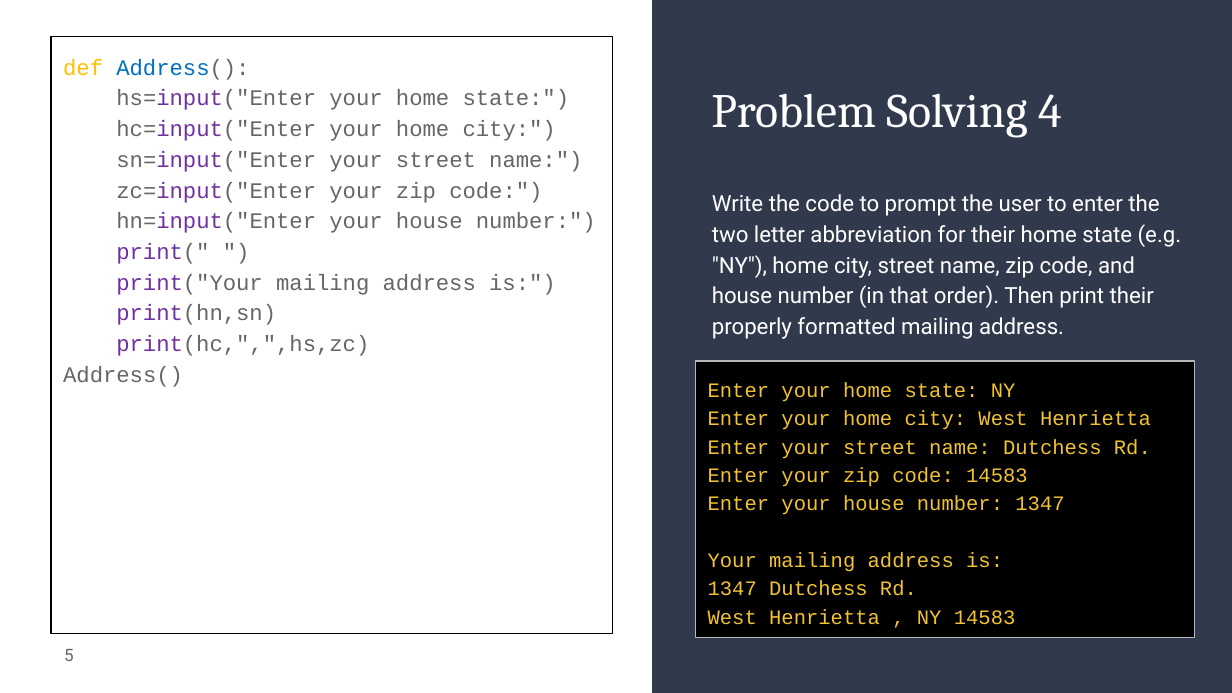
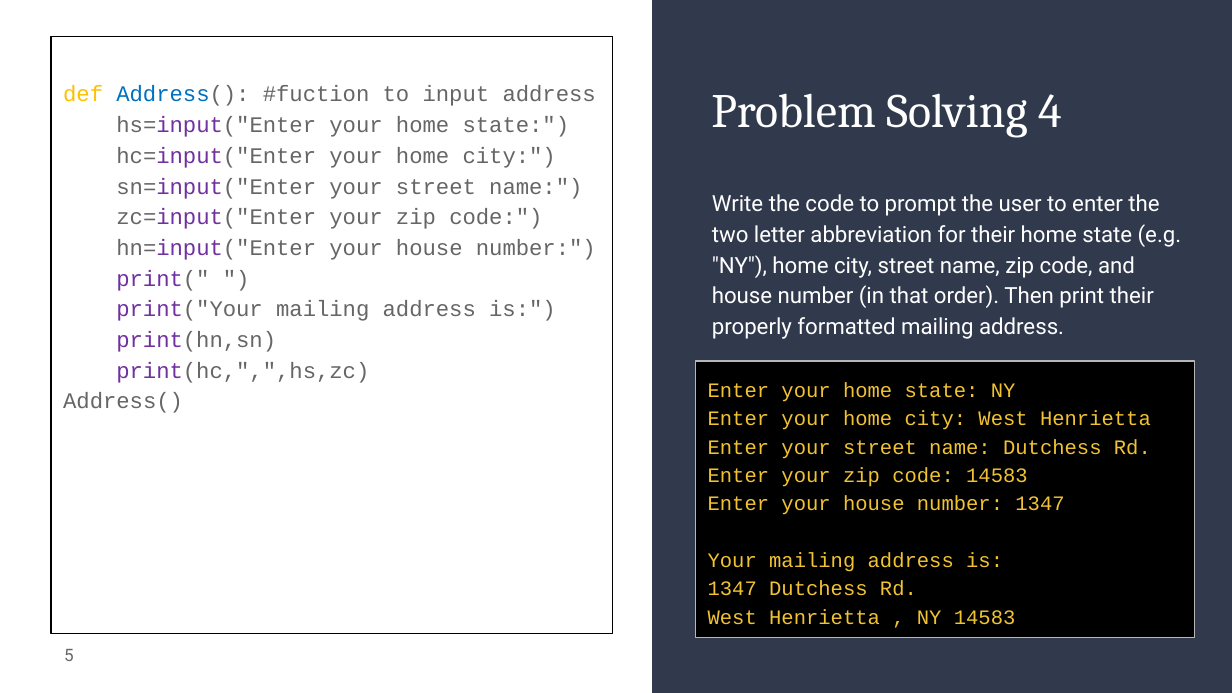
Before and after one commit to RIT-Dubai/activity-2-1-yahyarit, a slide deck: slide 5 of 2.1PSS_ Intro to Python(1).pptx. Drawn at 1232x693 pixels with LibreOffice and Linux fonts; fonts in the diff are those of the drawing. Boxes give left, top, right and bottom in pixels: in the first picture for what was removed or moved away, otherwise in the second. Text is boxed around its words. In the diff, an @@ line names an element or a change of style, - is before the commit and + after.

```diff
--- a/2.1PSS_ Intro to Python(1).pptx
+++ b/2.1PSS_ Intro to Python(1).pptx
@@ text at box(63, 85, 596, 106): text changed; text colour #0070C0 to #666666 @@
-def Address():
+def Address(): #fuction to input address
```
Also in this commit, not shown: 2 other slides changed.
